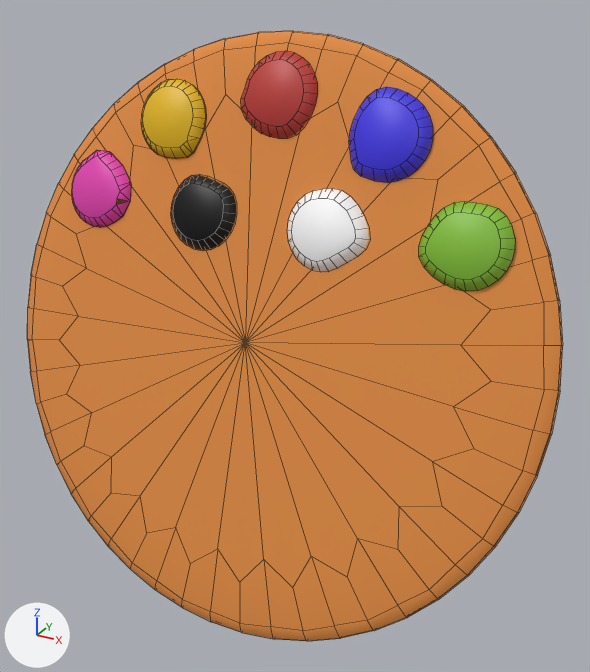
A saved change to the FBX model Assets/Models/paintPallet.fbx.
Camera for both pictures: a 50 mm camera at (3.44, -5.67, 1.64) aimed at (0.33, -0.02, -1.18). The axes (+X, +Y, +Z) are drawn at lower left. The lights are the same throughout. Mesh edges are drawn as thin lines. Where no turn or scale is listed for an object, it has been applied to the vertices. Vertices at the same position are counted once.
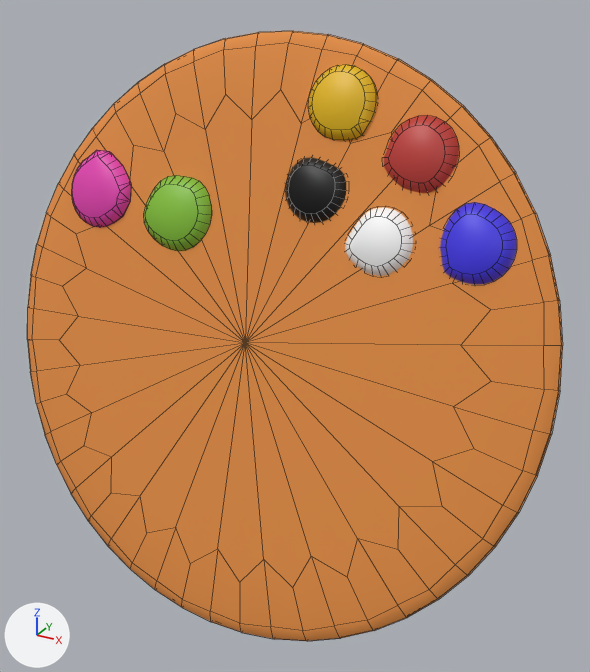
The newer file is also turned or shifted as a whole; pictures and numbers use the older file's frame.

Changed parts and their boxes [x1, y1, x2, y2] in the pictures (590 x 672 px):
'Circle.031', reshaped (8% narrower, 13% shorter)
    before: [349, 87, 433, 183]
    after: [440, 202, 517, 285]
'Circle.030', mesh moved
    before: [419, 202, 515, 291]
    after: [144, 175, 211, 251]
'Circle.032', reshaped (11% shorter)
    before: [241, 51, 317, 139]
    after: [384, 115, 459, 193]
'Circle.033', reshaped (6% wider)
    before: [141, 79, 206, 159]
    after: [308, 64, 377, 141]
'Circle.029', reshaped (17% narrower, 19% shorter)
    before: [287, 188, 369, 272]
    after: [345, 208, 413, 276]
'Circle.028', reshaped (12% shorter)
    before: [171, 175, 237, 250]
    after: [285, 157, 347, 223]
part 4 of me_circle_042, built on
    before: [117, 202, 130, 215]
    after: [116, 198, 130, 215]

The change, as a list of edits to the scene's bpy script:
```text
Change me_circle_019:
    remove me_circle_019.from_pydata(...)  # 100 vertices, 77 faces; spans x -0.932..-0.252, y -0.143..0.17, z -0.536..0.081
    add me_circle_019.from_pydata(...)  # 100 vertices, 77 faces; spans x 0.156..0.736, y -0.02..0.262, z -0.196..0.33
    me_circle_019 part 7: 100 of 100 vertices moved; they spanned x -0.932..-0.252, y -0.143..0.17, z -0.536..0.081 and now span x 0.156..0.736, y -0.02..0.262, z -0.196..0.33; mean shift (1.038, 0.108, 0.294); largest move (-0.926, -0.006, -0.277) -> (0.161, 0.104, 0.025)
Change me_circle_023:
    remove me_circle_023.from_pydata(...)  # 100 vertices, 77 faces; spans x 0.245..0.982, y -0.144..0.172, z -0.538..0.105
    add me_circle_023.from_pydata(...)  # 100 vertices, 77 faces; spans x 0.765..1.353, y -0.118..0.158, z -0.504..0.024
    me_circle_023 part 3: 100 of 100 vertices moved; they spanned x 0.245..0.982, y -0.144..0.172, z -0.538..0.105 and now span x 0.765..1.353, y -0.118..0.158, z -0.504..0.024; mean shift (0.481, 0.008, -0.021); largest move (0.264, 0.047, -0.103) -> (1.353, 0.03, -0.217)
Change me_circle_040:
    remove me_circle_040.from_pydata(...)  # 100 vertices, 77 faces; spans x -0.36..0.344, y 0.162..0.477, z 0.429..1.096
    add me_circle_040.from_pydata(...)  # 100 vertices, 77 faces; spans x 0.972..1.572, y 0.086..0.372, z 0.127..0.696
    me_circle_040 part 1: 100 of 100 vertices moved; they spanned x -0.36..0.344, y 0.162..0.477, z 0.429..1.096 and now span x 0.972..1.572, y 0.086..0.372, z 0.127..0.696; mean shift (1.279, -0.09, -0.351); largest move (-0.321, 0.351, 0.871) -> (1.005, 0.256, 0.504)
Change me_circle_041:
    remove me_circle_041.from_pydata(...)  # 102 vertices, 80 faces; spans x -1.367..-0.686, y 0.078..0.396, z 0.181..0.835
    add me_circle_041.from_pydata(...)  # 102 vertices, 80 faces; spans x 0.278..0.858, y 0.174..0.469, z 0.455..1.02
    me_circle_041 part 2: 102 of 102 vertices moved; they spanned x -1.367..-0.686, y 0.078..0.396, z 0.181..0.835 and now span x 0.278..0.858, y 0.174..0.469, z 0.455..1.02; mean shift (1.593, 0.085, 0.23); largest move (-1.36, 0.223, 0.438) -> (0.284, 0.322, 0.674)
Change me_circle_027:
    where me_circle_027.from_pydata(...)  # 100 vertices, 77 faces; spans x 1.384..2.104, y -0.129..0.184, z -0.49..0.13
    me_circle_027 part 6: the whole mesh is moved by (-2.604, -0.031, -0.08)
Change me_circle_039:
    remove me_circle_039.from_pydata(...)  # 100 vertices, 77 faces; spans x 0.675..1.356, y 0.079..0.402, z 0.195..0.877
    add me_circle_039.from_pydata(...)  # 100 vertices, 77 faces; spans x 1.532..2.112, y -0.099..0.195, z -0.45..0.13
    me_circle_039 part 5: 100 of 100 vertices moved; they spanned x 0.675..1.356, y 0.079..0.402, z 0.195..0.877 and now span x 1.532..2.112, y -0.099..0.195, z -0.45..0.13; mean shift (0.807, -0.193, -0.695); largest move (0.848, 0.224, 0.768) -> (1.688, 0.02, 0.033)
Change me_circle_042:
    where me_circle_042.from_pydata(...)  # 105 vertices, 84 faces; spans x -2.096..-1.392, y -0.131..0.203, z -0.491..0.182
    verts and faces of me_circle_042; kept vertices keep their numbers, new ones are numbered from 105
    me_circle_042 part 4
    add delete_faces([(23, 24, 25), (23, 25, 77, 76)])
    add verts[105] = (-1.394, 0.006, -0.223)  # pixel (129, 201)
    add faces += [(23, 105, 76, 74), (24, 25, 105), (22, 24, 105, 23), (25, 77, 76, 105)]
```
